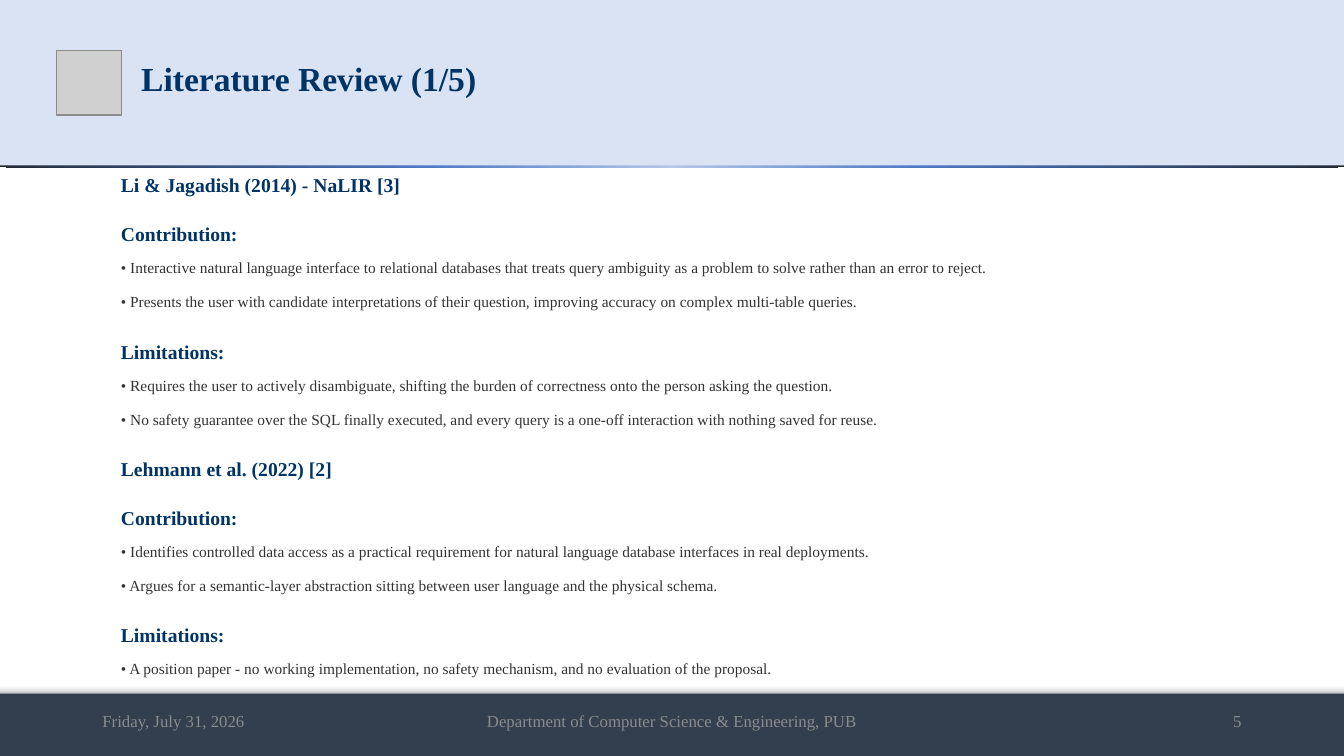
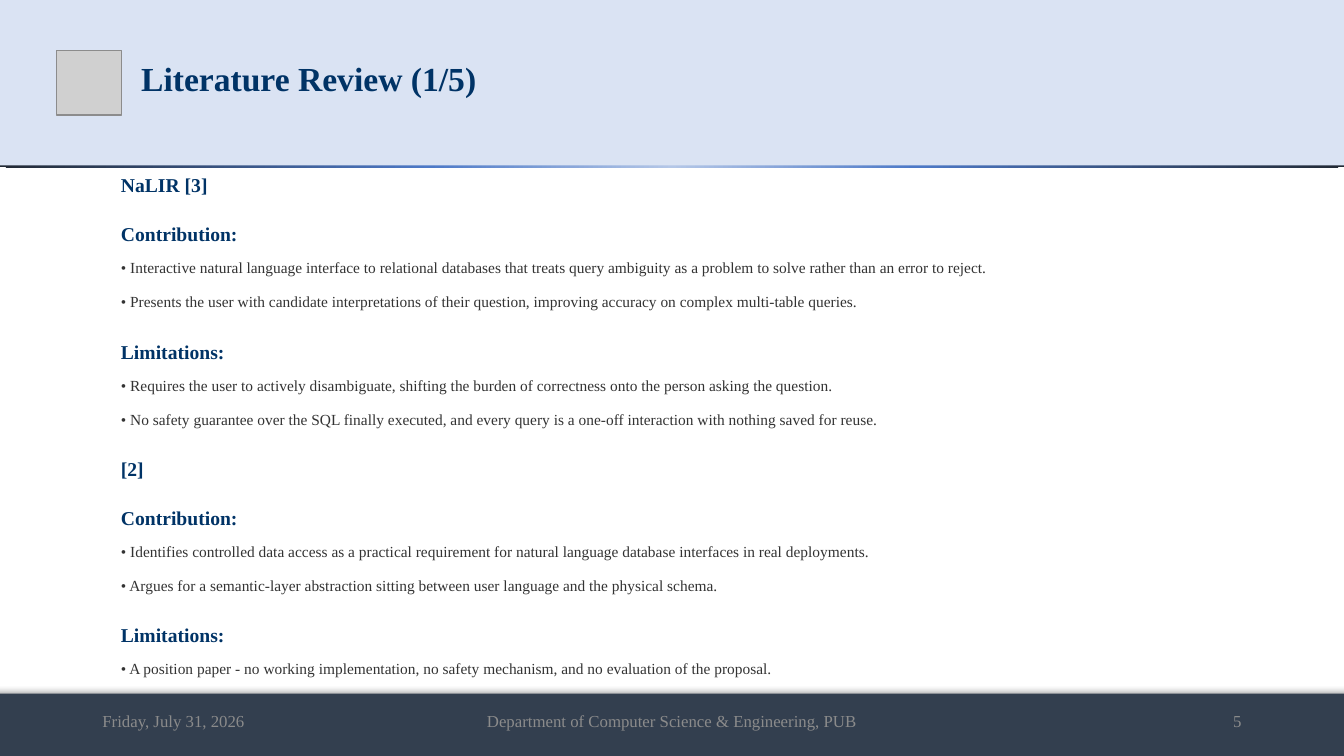
Before and after one commit to md-riaz/AEGIS-Research, a slide deck: slide 5 of docs/scripts/Md_Riaz_Mid_Defense_Final_0322310105101024.pptx. Drawn at 1344x756 pixels with LibreOffice and Linux fonts; fonts in the diff are those of the drawing; grey boxes stand for pictures. Boxes give left, top, right and bottom in pixels: in the first picture for what was removed or moved away, otherwise in the second. Text is boxed around its words. In the diff, an @@ line names an element or a change of style, - is before the commit and + after.

```diff
--- a/docs/scripts/Md_Riaz_Mid_Defense_Final_0322310105101024.pptx
+++ b/docs/scripts/Md_Riaz_Mid_Defense_Final_0322310105101024.pptx
@@ text at <box>121,178,208,195</box>: text changed @@
-Li & Jagadish (2014) - NaLIR [3]
+NaLIR [3]
@@ text at <box>121,462,144,479</box>: text changed @@
-Lehmann et al. (2022) [2]
+[2]
```
Also in this commit, not shown: 21 other slides changed, 1 slide removed, 1 other file.
